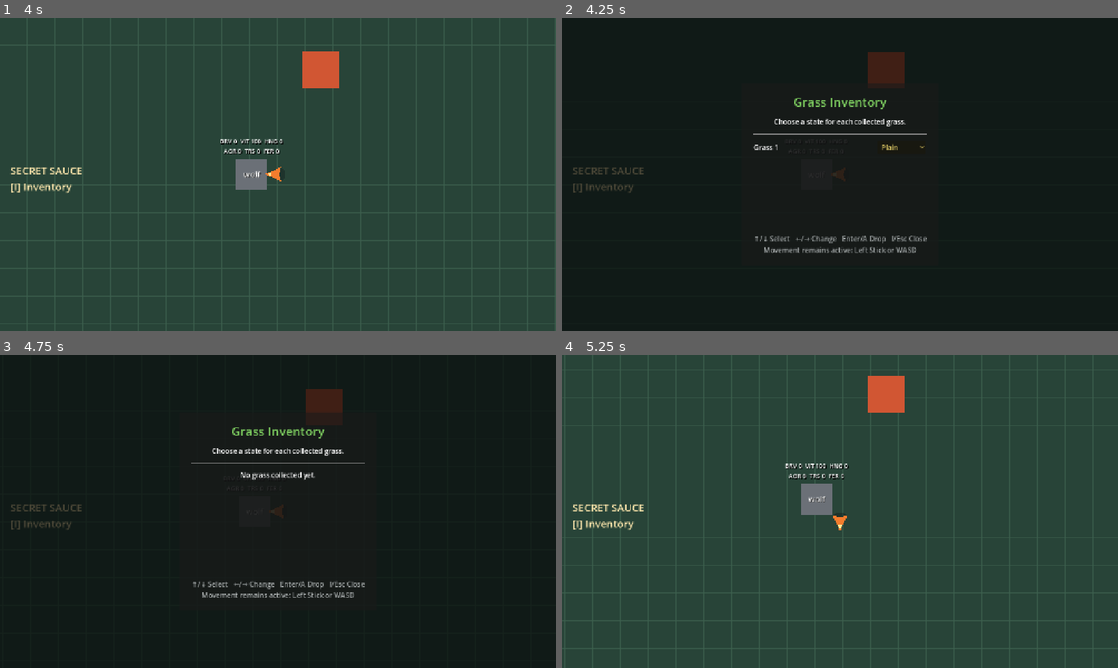
Above: before the commit, frames 1-4 (two rows, left to right).
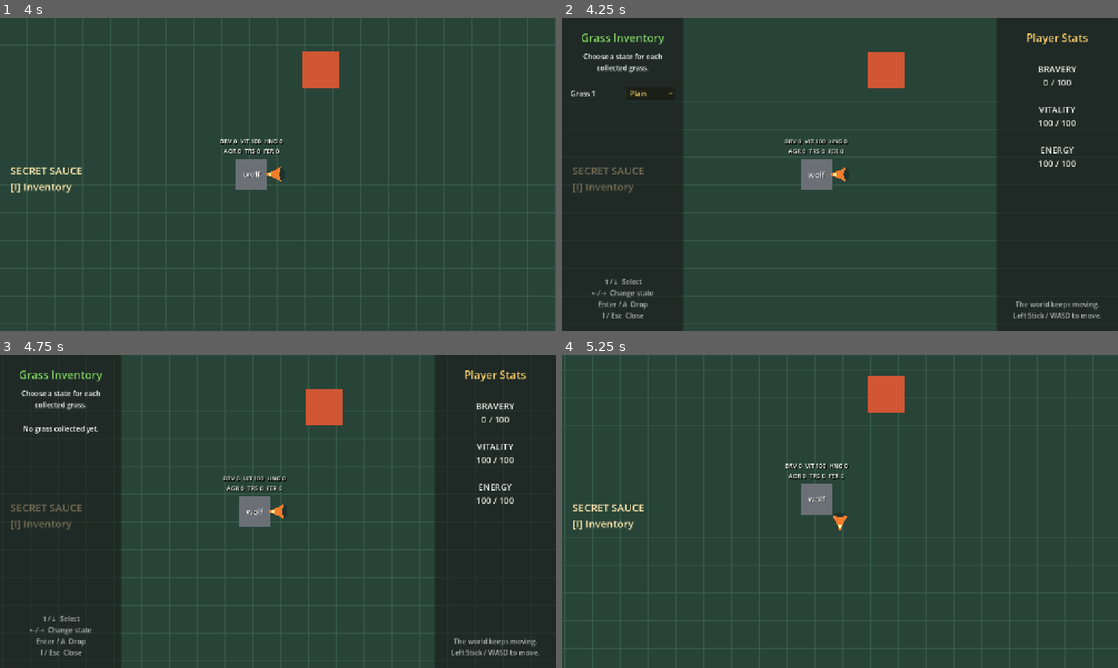
Above: after the commit, the same moments.

Repository: armikhalev/secret-sauce-godot
Game: Godot game, scene res://scenes/game.tscn
The game is run twice, just before and just after one commit, with the same random seed, the same clock (stepped at 60 frames per second) and the same inputs.
Inputs:
- Up to frame 1 (4 s): tap Enter (ui_accept) at 0.5, 0.77, 1.52, 3.02, 3.77 s; hold D (move_right) 0.53-1.28 s; hold S (move_down) 1.28-2.03 s; hold D (move_right) 2.03-2.78 s; hold W (move_up) 2.78-3.53 s; hold A (move_left) from 3.53 s (still down)
- Up to frame 2 (4.25 s): keep holding A (move_left); tap I (toggle_inventory) at 4.15 s
- Up to frame 3 (4.75 s): keep holding A (move_left); tap Enter (ui_accept) at 4.52 s
- Up to frame 4 (5.25 s): tap Escape (ui_cancel) at 4.9 s; release A (move_left) at 5.03 s; hold S (move_down) from 5.03 s (still down)

Frame 1 is identical in both runs. In frame 2, 59% of the frame differs, in the area x 1-97%, y 0-100%; in frame 3, 59%, in the area x 2-97%, y 0-100%; in frame 4, nothing differs.

Commit message:
move menu to the left and right sides

Diff:
--- a/scenes/inventory_menu.tscn
+++ b/scenes/inventory_menu.tscn
@@ -11,74 +11,106 @@
 anchor_bottom = 1.0
 grow_horizontal = 2
 grow_vertical = 2
+mouse_filter = 1
 script = ExtResource("1_inventory")
 
-[node name="DimBackground" type="ColorRect" parent="."]
+[node name="LeftPanel" type="PanelContainer" parent="."]
 layout_mode = 1
-anchors_preset = 15
-anchor_right = 1.0
+anchors_preset = 9
 anchor_bottom = 1.0
-grow_horizontal = 2
-grow_vertical = 2
-color = Color(0.03, 0.04, 0.04, 0.72)
-
-[node name="CenterContainer" type="CenterContainer" parent="."]
-layout_mode = 1
-anchors_preset = 15
-anchor_right = 1.0
-anchor_bottom = 1.0
-grow_horizontal = 2
+offset_right = 280.0
 grow_vertical = 2
 
-[node name="PanelContainer" type="PanelContainer" parent="CenterContainer"]
-custom_minimum_size = Vector2(440, 360)
+[node name="Margin" type="MarginContainer" parent="LeftPanel"]
 layout_mode = 2
-
-[node name="MarginContainer" type="MarginContainer" parent="CenterContainer/PanelContainer"]
-layout_mode = 2
-theme_override_constants/margin_left = 28
-theme_override_constants/margin_top = 24
-theme_override_constants/margin_right = 28
+theme_override_constants/margin_left = 20
+theme_override_constants/margin_top = 28
+theme_override_constants/margin_right = 20
 theme_override_constants/margin_bottom = 24
 
-[node name="VBoxContainer" type="VBoxContainer" parent="CenterContainer/PanelContainer/MarginContainer"]
+[node name="Content" type="VBoxContainer" parent="LeftPanel/Margin"]
 layout_mode = 2
 theme_override_constants/separation = 14
 
-[node name="Title" type="Label" parent="CenterContainer/PanelContainer/MarginContainer/VBoxContainer"]
+[node name="Title" type="Label" parent="LeftPanel/Margin/Content"]
 layout_mode = 2
 theme_override_colors/font_color = Color(0.5, 0.82, 0.38, 1)
-theme_override_font_sizes/font_size = 28
+theme_override_font_sizes/font_size = 25
 text = "Grass Inventory"
 horizontal_alignment = 1
 
-[node name="Instructions" type="Label" parent="CenterContainer/PanelContainer/MarginContainer/VBoxContainer"]
+[node name="Instructions" type="Label" parent="LeftPanel/Margin/Content"]
 layout_mode = 2
-text = "Choose a state for each collected grass."
+text = "Choose a state for each\ncollected grass."
 horizontal_alignment = 1
 
-[node name="Separator" type="HSeparator" parent="CenterContainer/PanelContainer/MarginContainer/VBoxContainer"]
+[node name="Separator" type="HSeparator" parent="LeftPanel/Margin/Content"]
 layout_mode = 2
 
-[node name="EmptyLabel" type="Label" parent="CenterContainer/PanelContainer/MarginContainer/VBoxContainer"]
+[node name="EmptyLabel" type="Label" parent="LeftPanel/Margin/Content"]
 unique_name_in_owner = true
 layout_mode = 2
 text = "No grass collected yet."
 horizontal_alignment = 1
 
-[node name="ScrollContainer" type="ScrollContainer" parent="CenterContainer/PanelContainer/MarginContainer/VBoxContainer"]
-custom_minimum_size = Vector2(0, 200)
+[node name="ScrollContainer" type="ScrollContainer" parent="LeftPanel/Margin/Content"]
 layout_mode = 2
 size_flags_vertical = 3
 
-[node name="ItemList" type="VBoxContainer" parent="CenterContainer/PanelContainer/MarginContainer/VBoxContainer/ScrollContainer"]
+[node name="ItemList" type="VBoxContainer" parent="LeftPanel/Margin/Content/ScrollContainer"]
 unique_name_in_owner = true
 layout_mode = 2
 size_flags_horizontal = 3
 theme_override_constants/separation = 10
 
-[node name="CloseHint" type="Label" parent="CenterContainer/PanelContainer/MarginContainer/VBoxContainer"]
+[node name="Controls" type="Label" parent="LeftPanel/Margin/Content"]
 layout_mode = 2
-theme_override_colors/font_color = Color(0.65, 0.67, 0.67, 1)
-text = "↑/↓ Select   ←/→ Change   Enter/A Drop   I/Esc Close\nMovement remains active: Left Stick or WASD"
+theme_override_colors/font_color = Color(0.68, 0.7, 0.7, 1)
+text = "↑/↓  Select\n←/→  Change state\nEnter / A  Drop\nI / Esc  Close"
 horizontal_alignment = 1
+
+[node name="RightPanel" type="PanelContainer" parent="."]
+layout_mode = 1
+anchors_preset = 11
+anchor_left = 1.0
+anchor_right = 1.0
+anchor_bottom = 1.0
+offset_left = -280.0
+grow_horizontal = 0
+grow_vertical = 2
+
+[node name="Margin" type="MarginContainer" parent="RightPanel"]
+layout_mode = 2
+theme_override_constants/margin_left = 24
+theme_override_constants/margin_top = 28
+theme_override_constants/margin_right = 24
+theme_override_constants/margin_bottom = 24
+
+[node name="Content" type="VBoxContainer" parent="RightPanel/Margin"]
+layout_mode = 2
+theme_override_constants/separation = 18
+
+[node name="Title" type="Label" parent="RightPanel/Margin/Content"]
+layout_mode = 2
+theme_override_colors/font_color = Color(1, 0.82, 0.42, 1)
+theme_override_font_sizes/font_size = 25
+text = "Player Stats"
+horizontal_alignment = 1
+
+[node name="Separator" type="HSeparator" parent="RightPanel/Margin/Content"]
+layout_mode = 2
+
+[node name="PlayerStats" type="Label" parent="RightPanel/Margin/Content"]
+unique_name_in_owner = true
+layout_mode = 2
+theme_override_colors/font_color = Color(0.94, 0.95, 0.92, 1)
+theme_override_font_sizes/font_size = 20
+text = "BRAVERY\n0 / 100\n\nVITALITY\n100 / 100\n\nENERGY\n100 / 100"
+horizontal_alignment = 1
+
+[node name="LiveHint" type="Label" parent="RightPanel/Margin/Content"]
+layout_mode = 2
+size_flags_vertical = 10
+theme_override_colors/font_color = Color(0.68, 0.7, 0.7, 1)
+text = "The world keeps moving.\nLeft Stick / WASD to move."
+horizontal_alignment = 1
--- a/scripts/inventory_menu.gd
+++ b/scripts/inventory_menu.gd
@@ -4,6 +4,7 @@
 
 @onready var item_list: VBoxContainer = %ItemList
 @onready var empty_label: Label = %EmptyLabel
+@onready var player_stats_label: Label = %PlayerStats
 
 var player: CharacterBody2D
 var state_selectors: Array[OptionButton] = []
@@ -13,6 +14,8 @@
 func _ready() -> void:
 	player = get_node(player_path) as CharacterBody2D
 	player.grass_inventory_changed.connect(_on_inventory_changed)
+	player.stats_changed.connect(_on_player_stats_changed)
+	_update_player_stats()
 	hide()
 
 
@@ -45,6 +48,7 @@
 
 	if open:
 		rebuild_item_list()
+		_update_player_stats()
 
 
 func rebuild_item_list() -> void:
@@ -87,6 +91,17 @@
 		rebuild_item_list()
 
 
+func _on_player_stats_changed(_bravery: int, _vitality: int, _energy: int) -> void:
+	_update_player_stats()
+
+
+func _update_player_stats() -> void:
+	player_stats_label.text = (
+		"BRAVERY\n%d / 100\n\nVITALITY\n%d / 100\n\nENERGY\n%d / 100"
+		% [player.bravery, player.vitality, player.energy]
+	)
+
+
 func _select_item(index: int) -> void:
 	if state_selectors.is_empty():
 		selected_item_index = 0
--- a/tests/inventory_menu_test.gd
+++ b/tests/inventory_menu_test.gd
@@ -20,6 +20,12 @@
 
 	if not menu.visible:
 		push_error("Inventory menu did not open correctly.")
+		quit(1)
+		return
+
+	player.change_vitality(25, false)
+	if "75 / 100" not in menu.player_stats_label.text:
+		push_error("Player stats panel did not update.")
 		quit(1)
 		return
 
